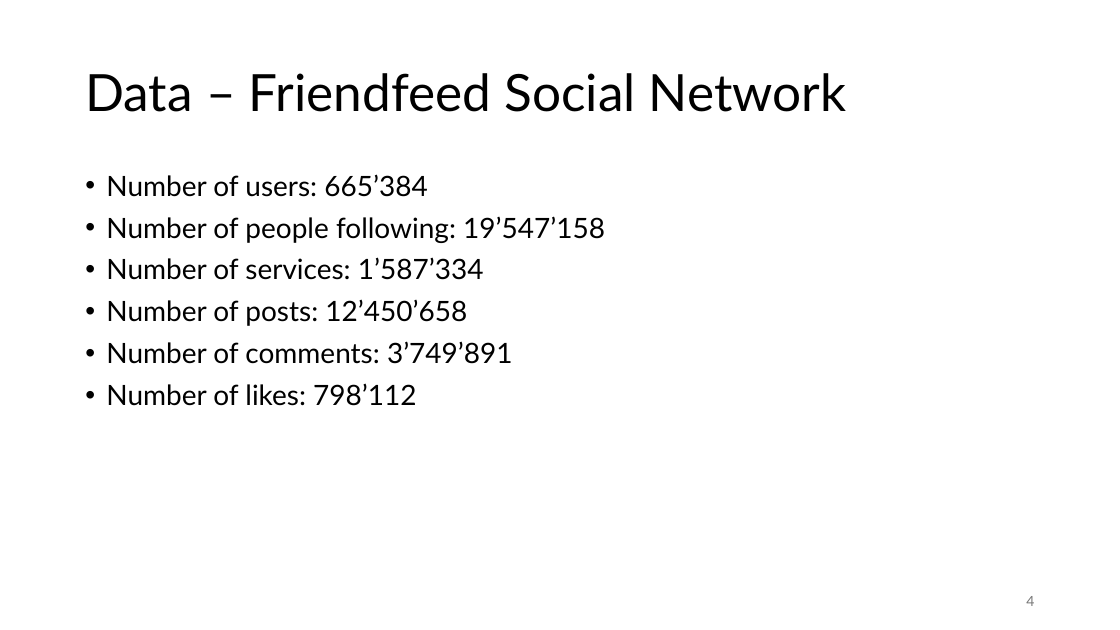
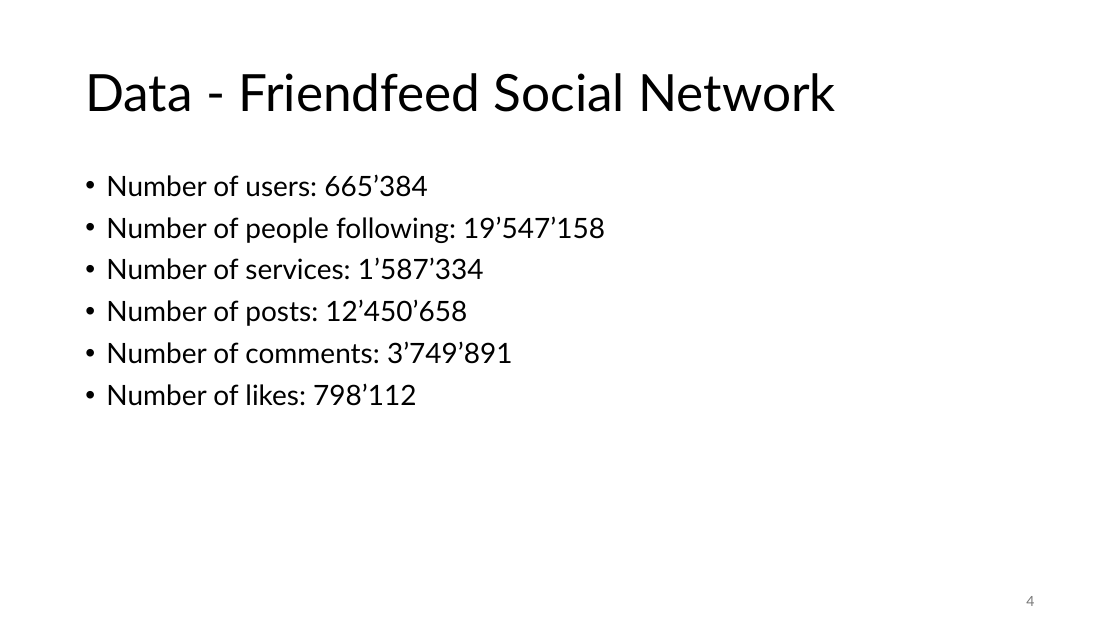
Before and after one commit to jonas-blum/data-mining-1, a slide deck: slide 4 of project/project-presentation-group51.pptx. Drawn at 1120x630 pixels with LibreOffice and Linux fonts; fonts in the diff are those of the drawing. Boxes give left, top, right and bottom in pixels: in the first picture for what was removed or moved away, otherwise in the second. Text is boxed around its words. In the diff, an @@ line names an element or a change of style, - is before the commit and + after.

```diff
--- a/project/project-presentation-group51.pptx
+++ b/project/project-presentation-group51.pptx
@@ title at (x1=85, y1=73, x2=836, y2=112): text changed @@
-Data – Friendfeed Social Network
+Data - Friendfeed Social Network
```
Also in this commit, not shown: 11 other slides changed, 3 slides removed, 6 other files.
